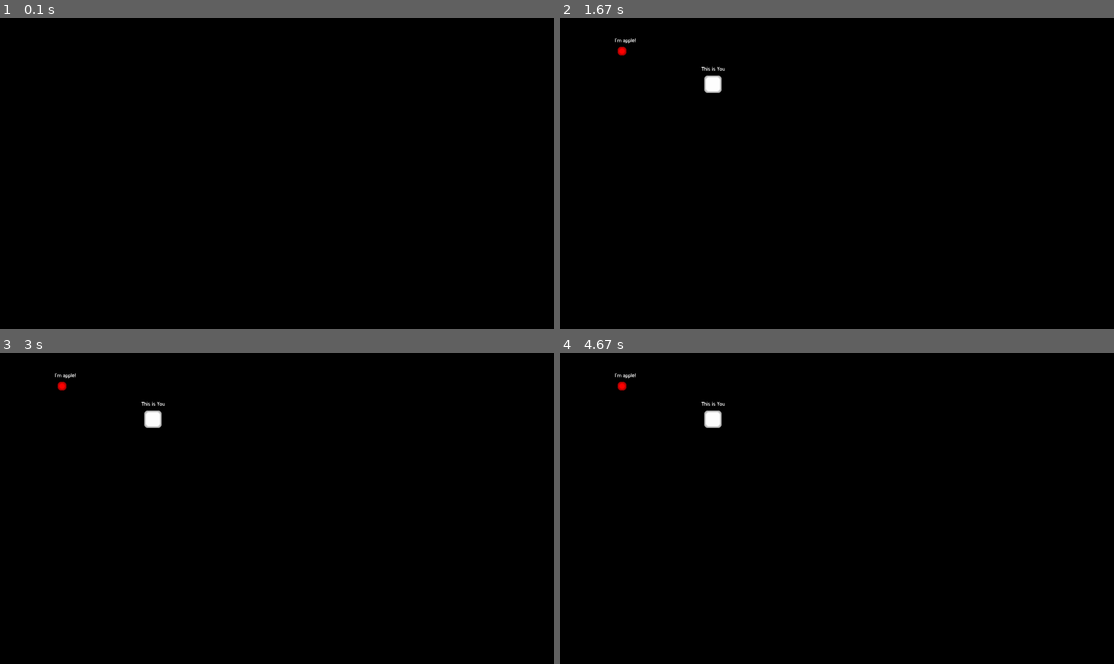
Above: before the commit, frames 1-4 (two rows, left to right).
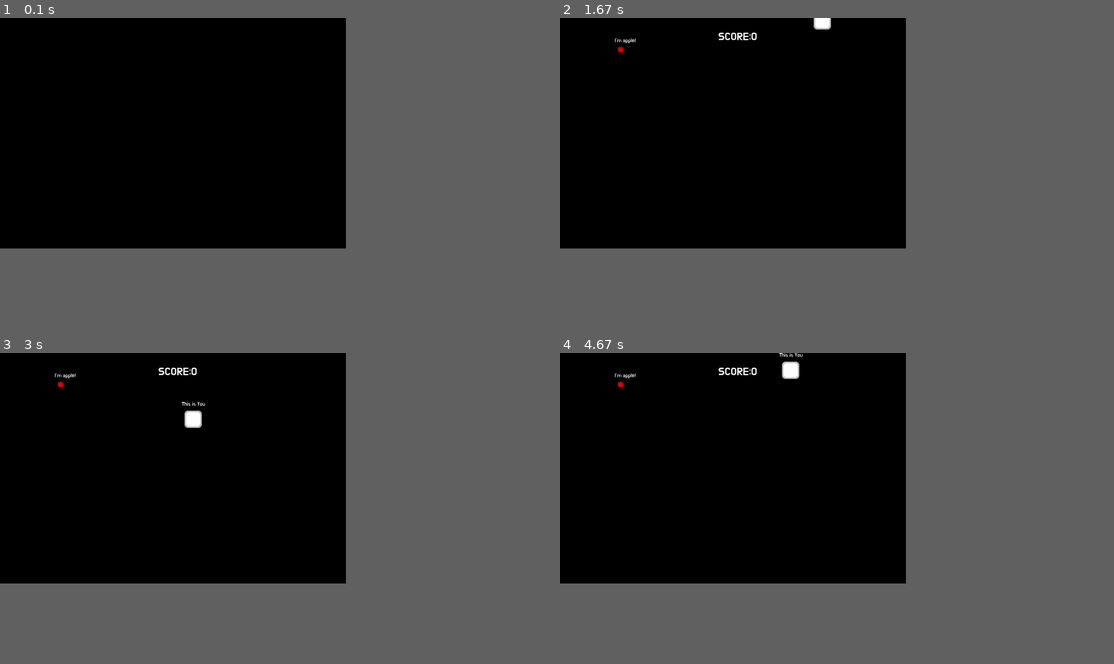
Above: after the commit, the same moments.

Repository: Dano-Sato/REMO-Engine-with-100-Examples-Pygame-
Game: pygame game, started from 1-AppleGame.py
Same seed, same stepped clock (60 frames per second), same inputs: the game is played once before the commit and once after it.
Inputs (mouse positions are in pixels of both pictures, inside the frame that each line leads up to):
- Up to frame 1 (0.1 s): no input
- Up to frame 2 (1.67 s): hold Right 0.33-0.8 s; move the mouse to (720, 142) at 0.37 s; hold Up 0.83-1.3 s; move the mouse to (737, 148) at 0.87 s; hold Right from 1.33 s (still down); move the mouse to (764, 182) at 1.37 s
- Up to frame 3 (3 s): release Right at 1.8 s; hold Left 1.83-2.37 s; move the mouse to (66, 520) at 1.87 s; hold Down 2.4-2.87 s; move the mouse to (210, 486) at 2.43 s; hold Left from 2.9 s (still down); move the mouse to (177, 390) at 2.93 s
- Up to frame 4 (4.67 s): release Left at 3.37 s; hold Up 3.4-3.87 s; move the mouse to (609, 461) at 3.43 s; hold Right 3.9-4.53 s; move the mouse to (731, 496) at 3.93 s; hold Down from 4.57 s (still down); move the mouse to (864, 555) at 4.6 s
In our replay, the window is 900x506 before the commit and 562x375 after it. These sizes can differ from the game's own. Grey fills any space a smaller window leaves; there, only what the larger window draws over its background counts as a difference.

The runs differ from the first frame. In frame 1, only the window size differs. In frame 2, 0.5% of the frame differs, in the area x 10-49%, y 0-25%; in frame 3, 0.6%, in the area x 10-37%, y 4-25%; in frame 4, 0.6%.

Commit message:
apple Game

Diff:
--- a/1-AppleGame.py
+++ b/1-AppleGame.py
@@ -28,36 +28,62 @@
         ###
 
         ###플레이어가 돌아다니면서 먹을 애플 객체입니다. 플레이어와 같은 방식으로 구현되었습니다.
-        mainScene.apple = rectObj(pygame.Rect(200,100,30,30),color=Cs.red,radius=10,edge=3)
+        mainScene.apple = rectObj(pygame.Rect(200,100,20,20),color=Cs.red,radius=6,edge=3)
         mainScene.appleLabel = textObj("I'm apple!",pos=(-10,-30),size=15)
         mainScene.appleLabel.setParent(mainScene.apple)
         ###
 
+        mainScene.score = 0
+        mainScene.scoreLabel = textObj("SCORE:0",pos=(550,50),size=30)
+
         return
+
+    def updateScore(self,_score):
+        mainScene.score = _score
+        mainScene.scoreLabel.text = 'SCORE:'+str(mainScene.score)
+
+    def putApple(self):
+        x = random.randint(100,1100)
+        y = random.randint(100,700)
+        mainScene.apple.pos = RPoint(x,y)
+
     def init(self):
         return
     def update(self):
 
-        ###WASD 조작 블록
+        ###WASD (또는 화살표) 조작 블록
 
         speed = 5
 
         ##키보드의 W키를 유저가 누르고 있을 경우, player가 위로(-y방향) 이동합니다.
-        if Rs.userPressing(pygame.K_w):
+        ##RPoint는 REMO Engine의 2D Point 객체입니다.
+        if Rs.userPressing(pygame.K_w) or Rs.userPressing(pygame.K_UP):
             mainScene.player.pos += RPoint(0,-speed)
-        if Rs.userPressing(pygame.K_a):
+        if Rs.userPressing(pygame.K_a) or Rs.userPressing(pygame.K_LEFT):
             mainScene.player.pos += RPoint(-speed,0)
-        if Rs.userPressing(pygame.K_s):
+        if Rs.userPressing(pygame.K_s) or Rs.userPressing(pygame.K_DOWN):
             mainScene.player.pos += RPoint(0,speed)
-        if Rs.userPressing(pygame.K_d):
+        if Rs.userPressing(pygame.K_d) or Rs.userPressing(pygame.K_RIGHT):
             mainScene.player.pos += RPoint(speed,0)
         ###
+
+
+
+        ###충돌 판정
+
+        if mainScene.player.collidepoint(mainScene.apple.center):
+            self.updateScore(mainScene.score+10)
+            self.putApple()
+
+
+
 
         return
     def draw(self):
         Rs.fillScreen(Cs.black)
         mainScene.apple.draw()
         mainScene.player.draw()
+        mainScene.scoreLabel.draw()
         return
 
 
@@ -77,7 +103,8 @@
 
 if __name__=="__main__":
     #Screen Setting
-    window = REMOGame(window_resolution=(1920,1080),screen_size=(1920,1080),fullscreen=False,caption="DEFAULT")
+    ##게임의 윈도우 해상도, 게임내 픽셀수(screen_size), 타이틀명 등을 정합니다.
+    window = REMOGame(window_resolution=(1200,800),screen_size=(1200,800),fullscreen=False,caption="1.Apple Game")
     window.setCurrentScene(Scenes.mainScene)
     window.run()
 
